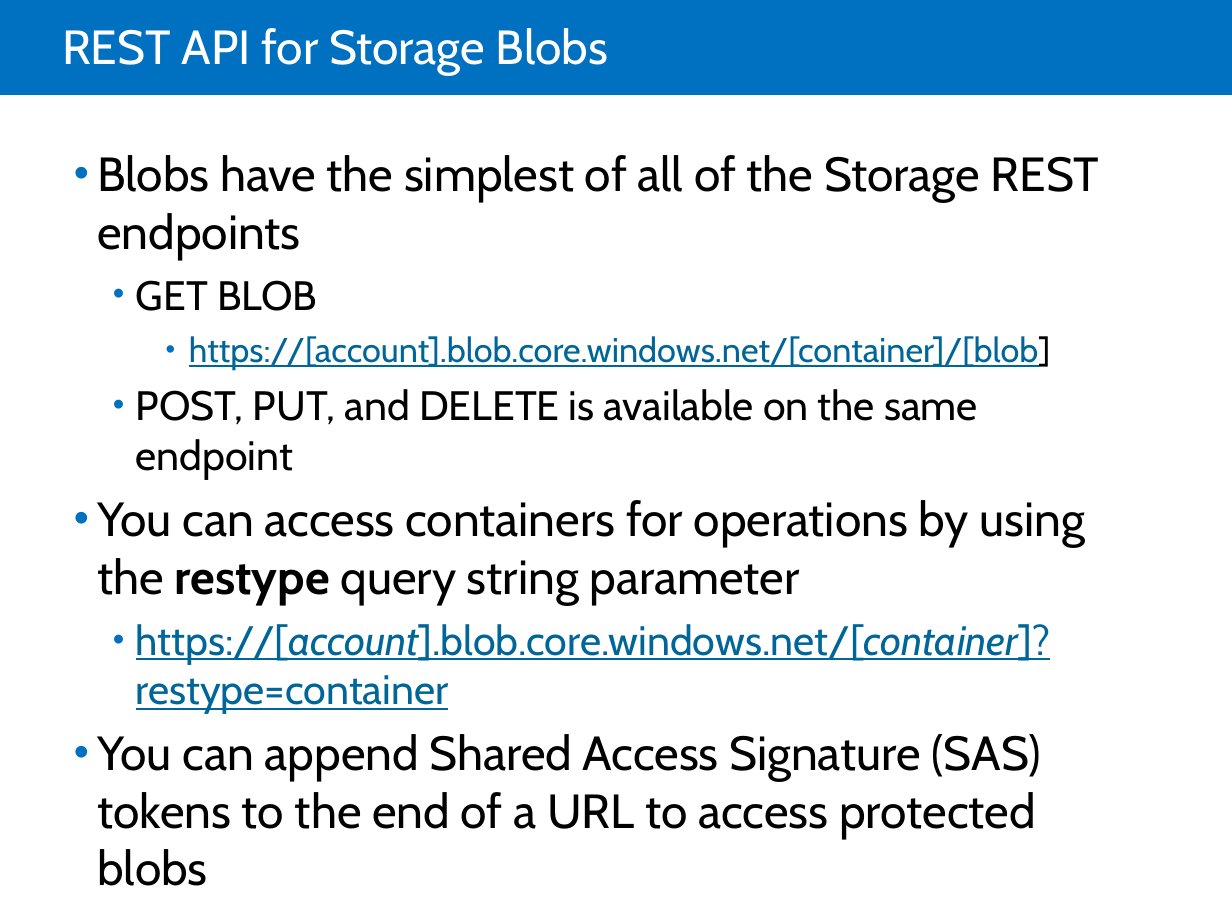
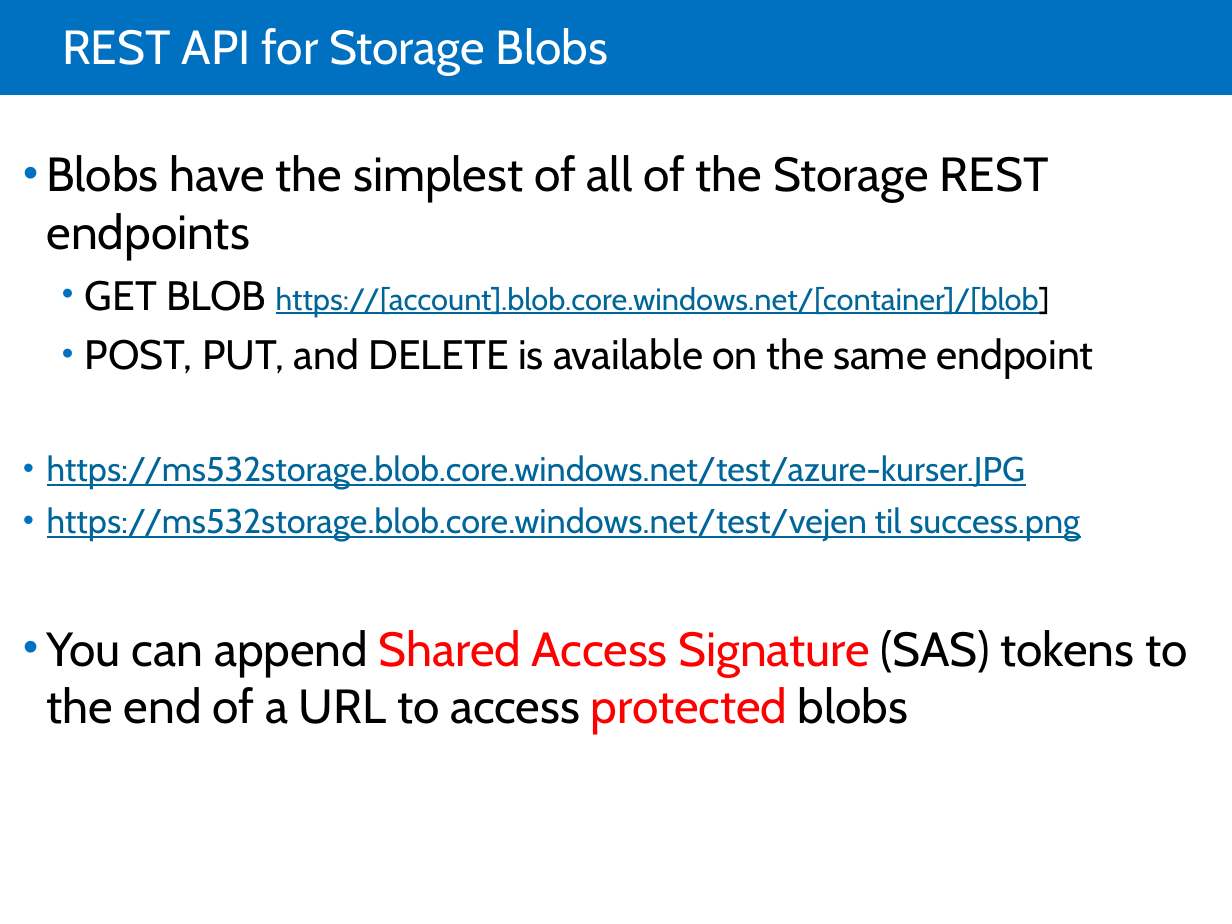
Before and after one commit to LarsKjeldsen/Kursus-az203, a slide deck: slide 9 of MOC/Module 07 Storing and Consuming Files from Azure Storage/20532C-07.pptx. Drawn at 1232x924 pixels with LibreOffice and Linux fonts; fonts in the diff are those of the drawing. Boxes give left, top, right and bottom in pixels: in the first picture for what was removed or moved away, otherwise in the second. Text is boxed around its words. In the diff, an @@ line names an element or a change of style, - is before the commit and + after.

```diff
--- a/MOC/Module 07 Storing and Consuming Files from Azure Storage/20532C-07.pptx
+++ b/MOC/Module 07 Storing and Consuming Files from Azure Storage/20532C-07.pptx
@@ text "Blobs have the simplest of ...": place and size @@
-text "Blobs have the simplest of ..." at <box>97,155,1100,839</box>
+text "Blobs have the simplest of ..." at <box>47,155,1187,734</box>
@@ text at <box>85,280,1050,316</box>: text changed; size 20 to 18 pt @@
-  • GET BLOB
-    • https://[account].blob.core.windows.net/[container]/[blob]
+  • GET BLOB https://[account].blob.core.windows.net/[container]/[blob]
@@ text at <box>47,455,1080,541</box>: text changed; size 28 to 20 pt; text colour #000000 to #006699 @@
-• You can access containers for operations by using the restype query string parameter
-  • https://[account].blob.core.windows.net/[container]?restype=container
+• https://ms532storage.blob.core.windows.net/test/azure-kurser.JPG
+• https://ms532storage.blob.core.windows.net/test/vejen til success.png
@@ text at <box>47,630,1187,734</box>: text colour #000000 to #FF0000 in "Shared Access Signature protected" @@
```
Also in this commit, not shown: 10 other slides changed, 1 other file.
